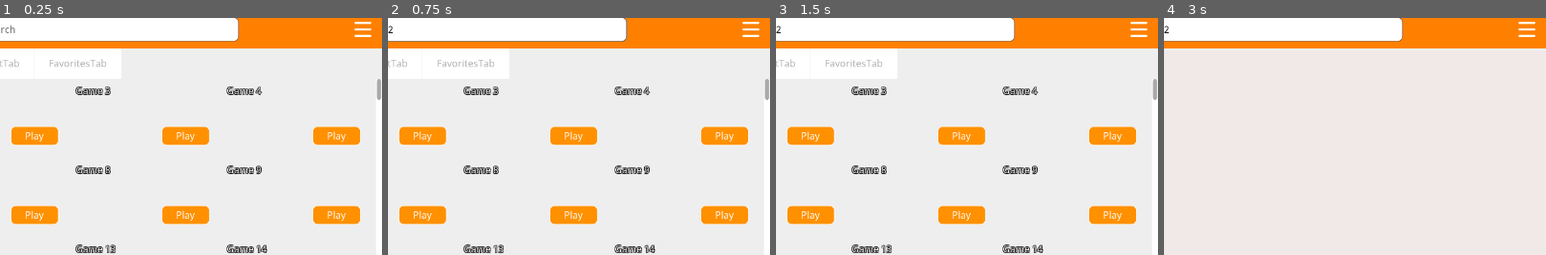
Above: before the commit, frames 1-4 (left to right).
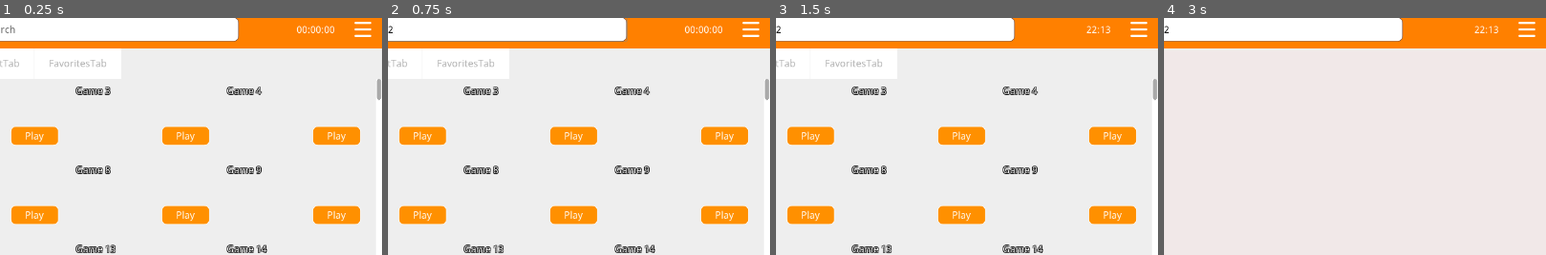
Above: after the commit, the same moments.

Repository: Buri/lutris-gamepad-ui
Game: Godot game, scene res://components/root/root.tscn
The game is run twice, just before and just after one commit, with the same random seed, the same clock (stepped at 60 frames per second) and the same inputs.
Inputs (mouse positions are % of the whole screen's width and height, from its top left):
- Up to frame 1 (0.25 s): no input
- Up to frame 2 (0.75 s): click (50, 4) at 0.52 s; type "12" at 0.6 s
- Up to frame 3 (1.5 s): click "Play" at 1.25 s
- Up to frame 4 (3 s): click "Play" at 2 s; click (9, 22) at 2.77 s
The pictures show only the part of the screen within x 50-100%, y 1-51%; the shares and areas given below are measured in that part.

The runs differ from the first frame. In frame 1, 0.2% of the frame differs, in the area x 77-88%, y 3-7%; in frame 2, 0.2%; in frame 3, less than 0.1%; in frame 4, less than 0.1%.

Commit message:
Add clock

Diff:
--- a/components/root/root.tscn
+++ b/components/root/root.tscn
@@ -1,9 +1,10 @@
-[gd_scene load_steps=7 format=2]
+[gd_scene load_steps=8 format=2]
 
 [ext_resource path="res://components/root/root.gd" type="Script" id=1]
 [ext_resource path="res://resources/theme/lutris_theme_light.tres" type="Theme" id=2]
 [ext_resource path="res://resources/img/lutris_logo.svg" type="Texture" id=3]
 [ext_resource path="res://scripts/games_panel.gd" type="Script" id=4]
+[ext_resource path="res://scripts/clock_label.gd" type="Script" id=5]
 [ext_resource path="res://resources/img/menu_button_normal_40px.png" type="Texture" id=6]
 
 [sub_resource type="StyleBoxFlat" id=1]
@@ -68,6 +69,20 @@
 size_flags_horizontal = 3
 align = 1
 placeholder_text = "Search"
+__meta__ = {
+"_edit_use_anchors_": false
+}
+
+[node name="ClockLabel" type="Label" parent="VBoxContainer/HeaderBar"]
+anchor_left = 1.0
+anchor_right = 1.0
+margin_left = -199.0
+margin_top = 20.0
+margin_right = -79.0
+margin_bottom = 43.0
+text = "00:00:00"
+align = 2
+script = ExtResource( 5 )
 __meta__ = {
 "_edit_use_anchors_": false
 }
--- /dev/null
+++ b/scripts/clock_label.gd
@@ -0,0 +1,18 @@
+extends Label
+
+var _clock_timer = null
+
+func _ready():
+	_clock_timer = Timer.new()
+	add_child(_clock_timer)
+
+	_clock_timer.connect("timeout", self, "_on_clock_timer_timeout")
+	_clock_timer.set_wait_time(1.0)
+	_clock_timer.set_one_shot(false)
+	_clock_timer.start()
+
+func _on_clock_timer_timeout():
+	var os_time = OS.get_time()
+	text = String(os_time.hour) + ":" + String(os_time.minute)
+
+# ToDo: display date, regional format AM/PM
